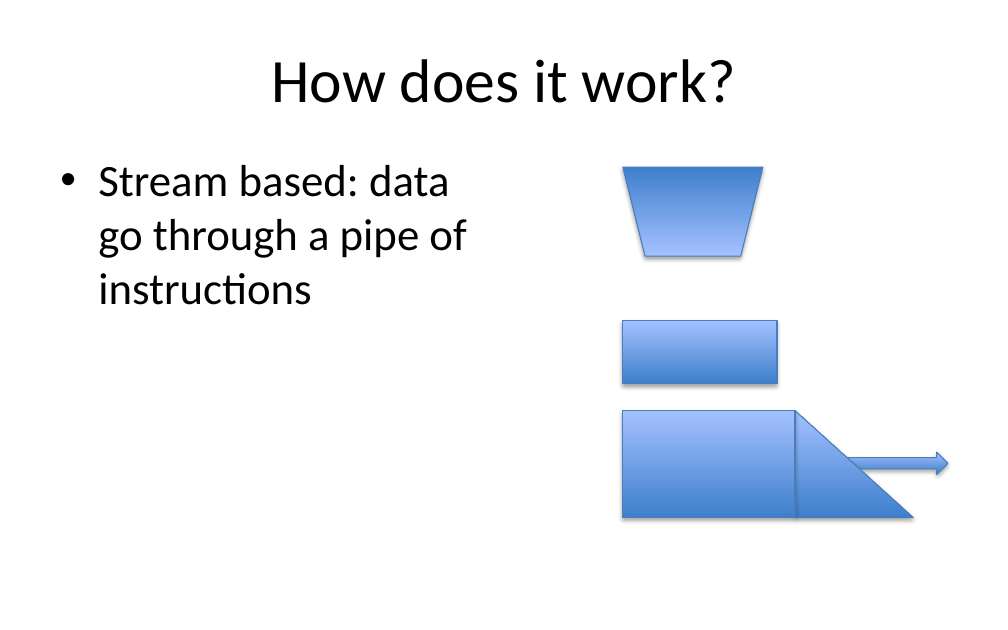
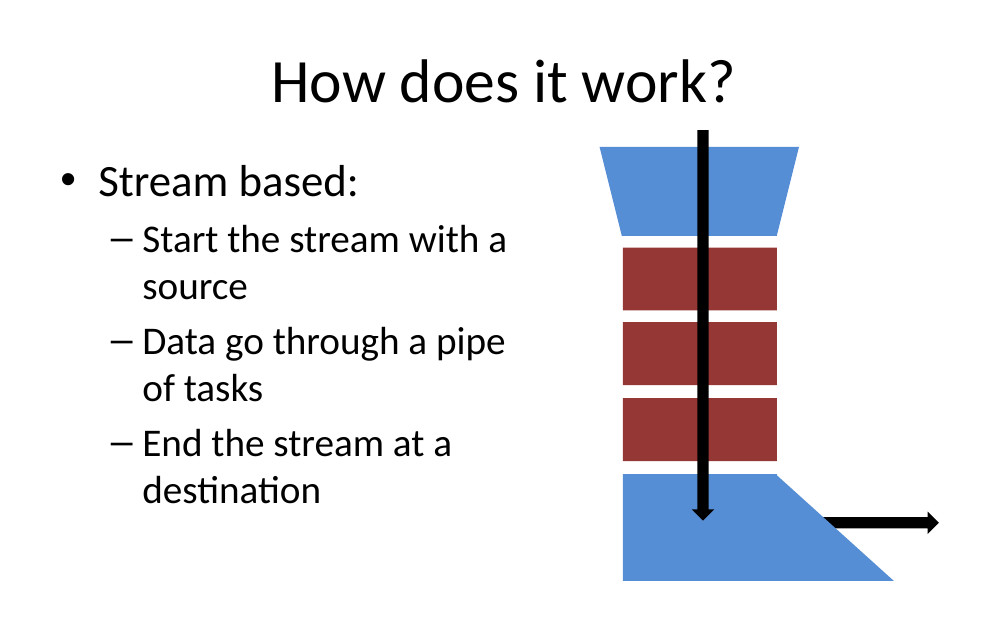
Before and after one commit to darthgc/gulp-presentation, a slide deck: slide 5 of presentation/presentation.pptx (slide 3 before the commit). Drawn at 1008x630 pixels with LibreOffice and Linux fonts; fonts in the diff are those of the drawing. Boxes give left, top, right and bottom in pixels: in the first picture for what was removed or moved away, otherwise in the second. Text is boxed around its words. In the diff, an @@ line names an element or a change of style, - is before the commit and + after.

Commit message:
Completed ppt presentation.

```diff
--- a/presentation/presentation.pptx
+++ b/presentation/presentation.pptx
@@ trapezoid: place and size @@
-trapezoid at [623, 167, 763, 256]
+trapezoid at [600, 147, 799, 236]
@@ right arrow added at [692, 131, 714, 521], fill #000000 @@
@@ text at [98, 165, 507, 504]: text changed; size 32 to 28 pt @@
-• Stream based: data go through a pipe of instructions
+• Stream based:
+  – Start the stream with a source
+  – Data go through a pipe of tasks
+  – End the stream at a destination
@@ rectangle added at [623, 248, 777, 310], fill #953735 @@
@@ rectangle at [623, 323, 777, 385]: fill gradient #3F80CE to #A4C4FF to #953735; outline #4B7EBC 0.75 pt to none; shadow off @@
@@ rectangle added at [623, 398, 777, 461], fill #953735 @@
@@ fill gradient #3F80CE to #A4C4FF to #558ED5; outline #4B7EBC 0.75 pt to none; shadow off in 3 elements at [600, 147, 799, 236], [775, 474, 893, 581], [623, 474, 777, 581] @@
@@ rectangle: place and size @@
-rectangle at [623, 410, 795, 517]
+rectangle at [623, 474, 777, 581]
@@ right triangle: place and size @@
-right triangle at [795, 410, 913, 517]
+right triangle at [775, 474, 893, 581]
@@ right arrow: place and size @@
-right arrow at [812, 452, 948, 474]
+right arrow at [803, 512, 938, 534]
@@ right arrow at [803, 512, 938, 534]: fill gradient #3F80CE to #A4C4FF to #000000; outline #4B7EBC 0.75 pt to none; shadow off @@
```
Also in this commit, not shown: 2 other slides changed, 5 slides added.
